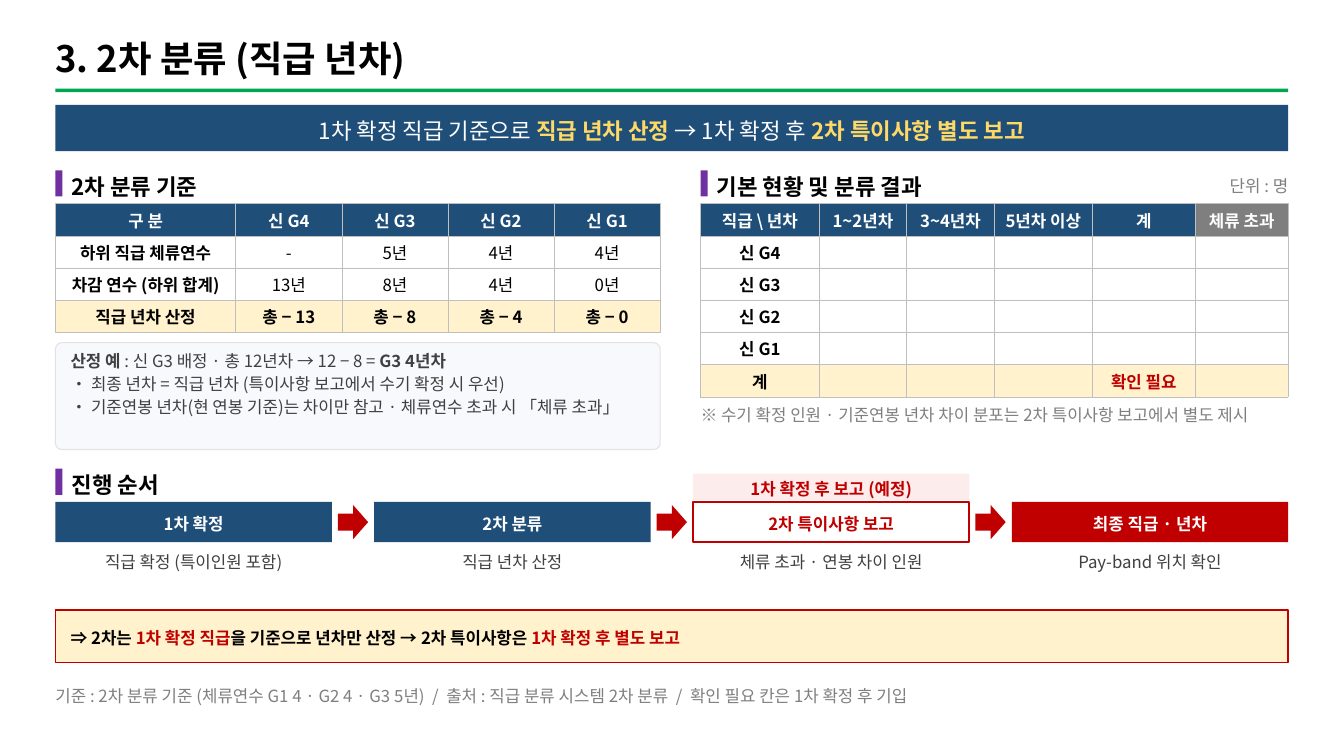
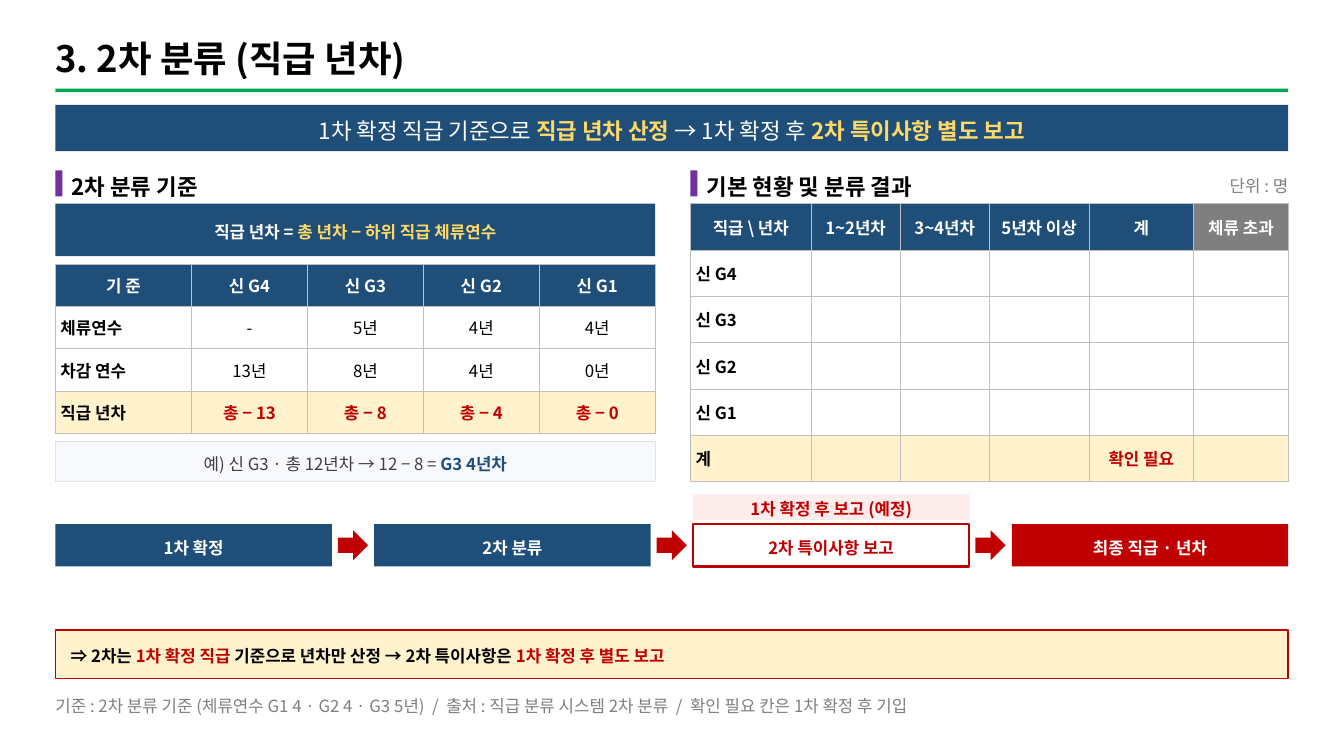
Before and after one commit to chosw9187-source/30agro, a slide deck: slide 4 of tools/grade2/report/직급재분류_결과보고(안).pptx (slide 5 before the commit). Drawn at 1344x756 pixels with LibreOffice and Linux fonts; fonts in the diff are those of the drawing. Boxes give left, top, right and bottom in pixels: in the first picture for what was removed or moved away, otherwise in the second. Text is boxed around its words. In the diff, an @@ line names an element or a change of style, - is before the commit and + after.

```diff
--- a/tools/grade2/report/직급재분류_결과보고(안).pptx
+++ b/tools/grade2/report/직급재분류_결과보고(안).pptx
@@ rectangle: place and size @@
-rectangle at [701,170,708,197]
+rectangle at [691,170,698,197]
@@ text "기본 현황 및 분류 결과": place and size @@
-text "기본 현황 및 분류 결과" at [717,176,922,197]
+text "기본 현황 및 분류 결과" at [707,176,912,197]
@@ rectangle added at [55,204,655,256], fill #1F4E79, 12 pt, text #FFD966, bold @@
+직급 년차 = 총 년차 − 하위 직급 체류연수
@@ table at [691,204,1289,482] @@
@@ alignment centre to left @@
@@ table: place and size @@
-table at [701,204,1289,397]
+table at [691,204,1289,482]
@@ table at [55,264,655,434] @@
-row 1, column 1: 구 분
+row 1, column 1: 기 준
-row 2, column 1: 하위 직급 체류연수
+row 2, column 1: 체류연수
-row 3, column 1: 차감 연수 (하위 합계)
+row 3, column 1: 차감 연수
-row 4, column 1: 직급 년차 산정
+row 4, column 1: 직급 년차
@@ text colour #000000 to #C00000 in "총 − 13", "총 − 8", "총 − 4", "총 − 0" @@
@@ table: place and size @@
-table at [55,204,659,333]
+table at [55,264,655,434]
@@ rounded rectangle removed at [55,343,660,450] @@
@@ text removed at [721,407,1248,423] @@
-※ 수기 확정 인원 · 기준연봉 년차 차이 분포는 2차 특이사항 보고에서 별도 제시
@@ rectangle "예) 신 G3 · 총 ...": place and size @@
-rectangle "예) 신 G3 · 총 ..." at [71,353,620,416]
+rectangle "예) 신 G3 · 총 ..." at [55,442,655,482]
@@ rectangle "예) 신 G3 · 총 ..." at [55,442,655,482]: vertical alignment top to middle; fill none to #F7F9FC; outline none to #E3E3E3 0.75 pt @@
@@ rectangle removed at [55,469,63,495] @@
@@ text removed at [72,474,159,495] @@
-진행 순서
@@ text in rectangle at [204,456,507,473]: text changed @@
-산정 예 : 신 G3 배정 · 총 12년차 → 12 − 8 = G3 4년차
-• 최종 년차 = 직급 년차 (특이사항 보고에서 수기 확정 시 우선)
-• 기준연봉 년차(현 연봉 기준)는 차이만 참고 · 체류연수 초과 시 「체류 초과」
+예) 신 G3 · 총 12년차 → 12 − 8 = G3 4년차
@@ right arrow: place and size @@
-right arrow at [976,505,1006,539]
+right arrow at [338,530,368,561]
@@ right arrow: place and size @@
-right arrow at [656,505,687,539]
+right arrow at [656,530,687,561]
@@ right arrow: place and size @@
-right arrow at [338,505,368,539]
+right arrow at [976,530,1006,561]
@@ text removed at [105,554,283,571] @@
-직급 확정 (특이인원 포함)
@@ text removed at [462,554,563,570] @@
-직급 년차 산정
@@ text removed at [740,554,923,570] @@
-체류 초과 · 연봉 차이 인원
@@ text removed at [1078,554,1222,572] @@
-Pay-band 위치 확인
@@ 6 rectangles: place and size @@
-6 rectangles at [55,474,1289,662]
+6 rectangles at [55,494,1289,679]
@@ text in rectangle at [91,647,665,664]: text changed @@
-⇒ 2차는 1차 확정 직급을 기준으로 년차만 산정 → 2차 특이사항은 1차 확정 후 별도 보고
+⇒ 2차는 1차 확정 직급 기준으로 년차만 산정 → 2차 특이사항은 1차 확정 후 별도 보고
@@ text "기준 : 2차 분류 기준 ...": place and size @@
-text "기준 : 2차 분류 기준 ..." at [55,688,907,705]
+text "기준 : 2차 분류 기준 ..." at [55,698,907,715]
```
Also in this commit, not shown: 4 other slides changed, 1 other file.
